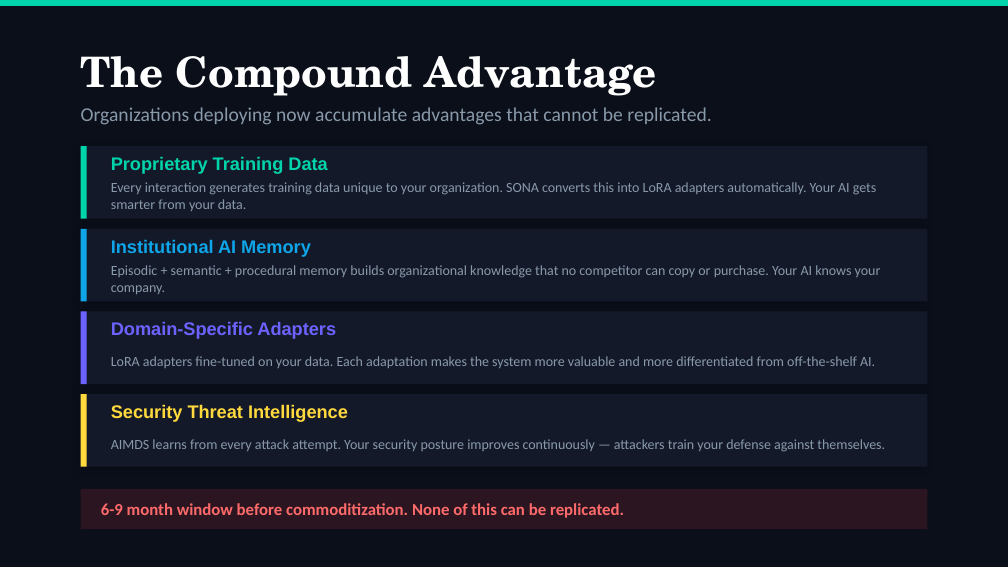
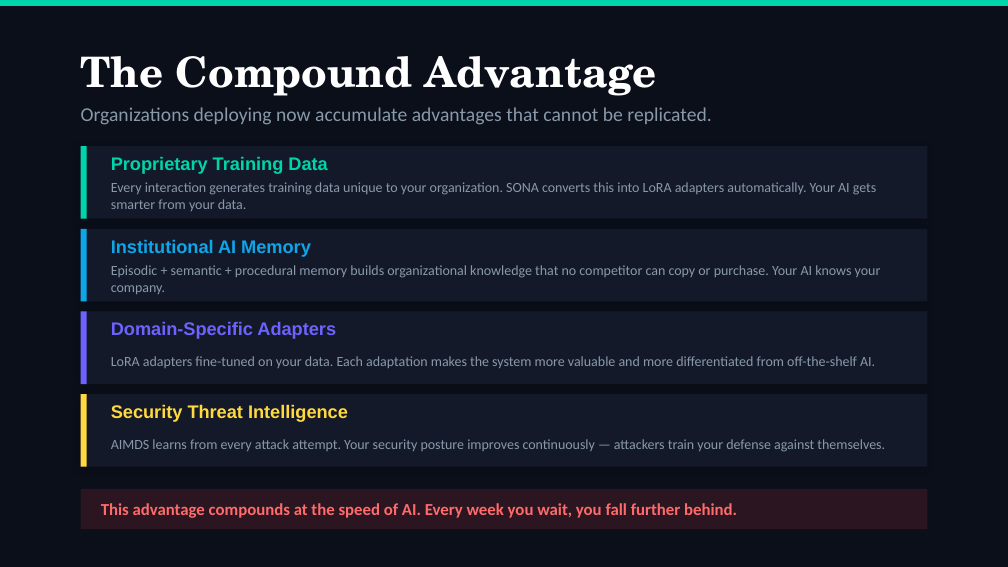
Before and after one commit to JLMA-Agentic-Ai/jlma-Ask-Ruvnet, a slide deck: slide 15 of docs/presentations/CEO-Deck-RuvNet-2026.pptx (slide 14 before the commit). Drawn at 1008x567 pixels with LibreOffice and Linux fonts; fonts in the diff are those of the drawing. Boxes give left, top, right and bottom in pixels: in the first picture for what was removed or moved away, otherwise in the second. Text is boxed around its words. In the diff, an @@ line names an element or a change of style, - is before the commit and + after.

```diff
--- a/docs/presentations/CEO-Deck-RuvNet-2026.pptx
+++ b/docs/presentations/CEO-Deck-RuvNet-2026.pptx
@@ text at bbox=[101, 503, 737, 518]: text changed @@
-6-9 month window before commoditization. None of this can be replicated.
+This advantage compounds at the speed of AI. Every week you wait, you fall further behind.
```
Also in this commit, not shown: 3 other slides changed, 3 slides added, 2 slides removed, 7 other files.
